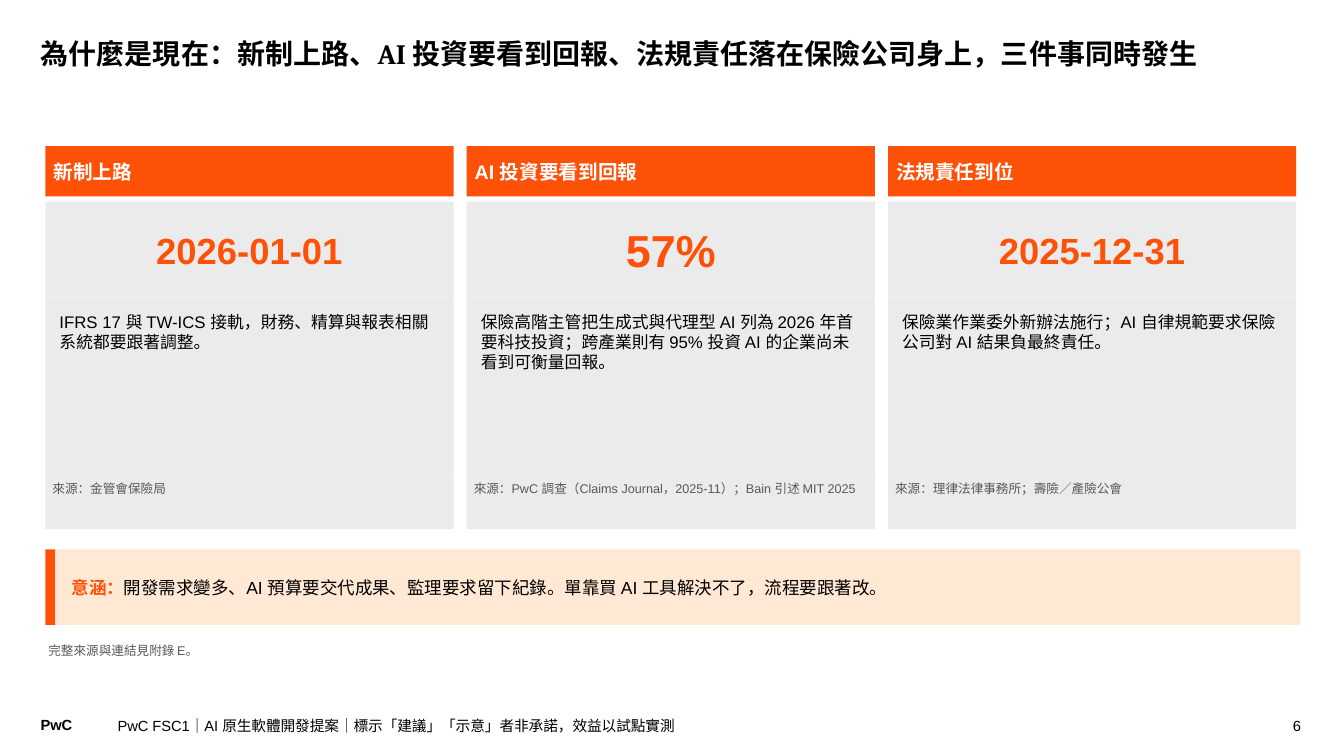
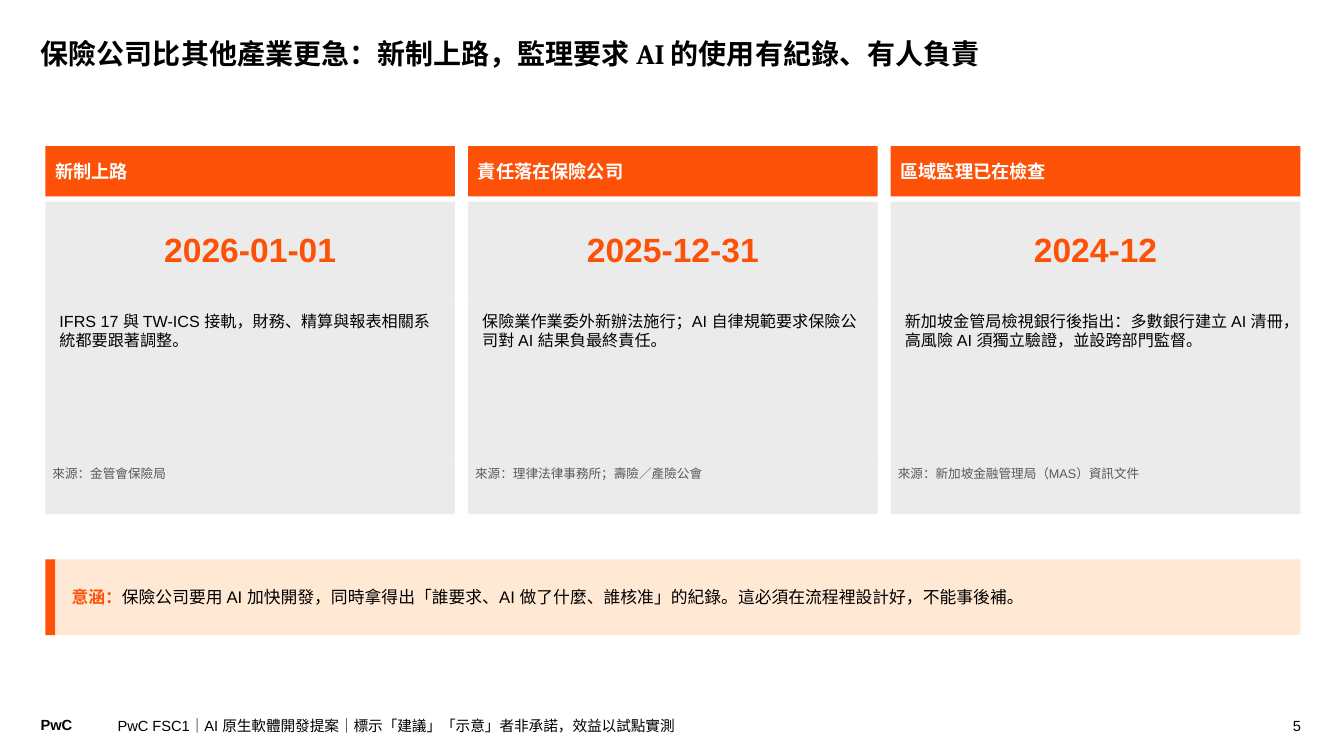
Before and after one commit to Robshao/PwC_FSC1, a slide deck: slide 5 of research/ai-native-sdlc/AI原生軟體開發_合夥人提案簡報.pptx (slide 6 before the commit). Drawn at 1344x756 pixels with LibreOffice and Linux fonts; fonts in the diff are those of the drawing. Boxes give left, top, right and bottom in pixels: in the first picture for what was removed or moved away, otherwise in the second. Text is boxed around its words. In the diff, an @@ line names an element or a change of style, - is before the commit and + after.

```diff
--- a/research/ai-native-sdlc/AI原生軟體開發_合夥人提案簡報.pptx
+++ b/research/ai-native-sdlc/AI原生軟體開發_合夥人提案簡報.pptx
@@ title at [41,40,979,68]: text changed @@
-為什麼是現在：新制上路、AI 投資要看到回報、法規責任落在保險公司身上，三件事同時發生
+保險公司比其他產業更急：新制上路，監理要求 AI 的使用有紀錄、有人負責
@@ rectangle "新制上路" at [45,146,455,197]: size 14 to 13 pt @@
@@ rectangle "區域監理已在檢查": place and size @@
-rectangle "區域監理已在檢查" at [888,146,1297,197]
+rectangle "區域監理已在檢查" at [891,146,1301,197]
@@ text in rectangle at [478,162,623,180]: text changed; size 14 to 13 pt @@
-AI 投資要看到回報
+責任落在保險公司
@@ text in rectangle at [901,162,1046,180]: text changed; size 14 to 13 pt @@
-法規責任到位
+區域監理已在檢查
@@ rectangle "2026-01-01" at [45,202,455,297]: size 26 to 24 pt @@
@@ rectangle "2024-12": place and size @@
-rectangle "2024-12" at [888,202,1297,297]
+rectangle "2024-12" at [891,202,1301,297]
@@ text in rectangle at [587,238,759,263]: text changed; size 32 to 24 pt @@
-57%
+2025-12-31
@@ text in rectangle at [1034,238,1157,263]: text changed; size 26 to 24 pt @@
-2025-12-31
+2024-12
@@ text "IFRS 17 與 TW-ICS 接軌，財務、精算與報表相關系統都要跟著調整。": place and size @@
-text "IFRS 17 與 TW-ICS 接軌，財務、精算與報表相關系統都要跟著調整。" at [45,297,454,474]
+text "IFRS 17 與 TW-ICS 接軌，財務、精算與報表相關系統都要跟著調整。" at [59,313,430,348]
@@ text "IFRS 17 與 TW-ICS 接軌，財務、精算與報表相關系統都要跟著調整。" at [59,313,430,348]: size 12 to 11.5 pt @@
@@ text "保險業作業委外新辦法施行；AI 自律規範要求保險公司對 AI 結果負最終責任。": place and size @@
-text "保險業作業委外新辦法施行；AI 自律規範要求保險公司對 AI 結果負最終責任。" at [467,297,875,474]
+text "保險業作業委外新辦法施行；AI 自律規範要求保險公司對 AI 結果負最終責任。" at [482,313,857,348]
@@ text "新加坡金管局檢視銀行後指出：多數銀行建立 AI 清冊，高風險 AI 須獨立驗證，並設跨部門監督。": place and size @@
-text "新加坡金管局檢視銀行後指出：多數銀行建立 AI 清冊，高風險 AI 須獨立驗證，並設跨部門監督。" at [888,297,1297,474]
+text "新加坡金管局檢視銀行後指出：多數銀行建立 AI 清冊，高風險 AI 須獨立驗證，並設跨部門監督。" at [905,313,1299,348]
@@ text at [482,313,857,348]: text changed; size 12 to 11.5 pt @@
-保險高階主管把生成式與代理型 AI 列為 2026 年首要科技投資；跨產業則有 95% 投資 AI 的企業尚未看到可衡量回報。
+保險業作業委外新辦法施行；AI 自律規範要求保險公司對 AI 結果負最終責任。
@@ text at [905,313,1299,348]: text changed; size 12 to 11.5 pt @@
-保險業作業委外新辦法施行；AI 自律規範要求保險公司對 AI 結果負最終責任。
+新加坡金管局檢視銀行後指出：多數銀行建立 AI 清冊，高風險 AI 須獨立驗證，並設跨部門監督。
@@ rectangle "來源：金管會保險局": place and size @@
-rectangle "來源：金管會保險局" at [45,474,454,529]
+rectangle "來源：金管會保險局" at [45,459,455,514]
@@ rectangle "來源：理律法律事務所；壽險／產險公會": place and size @@
-rectangle "來源：理律法律事務所；壽險／產險公會" at [467,474,875,529]
+rectangle "來源：理律法律事務所；壽險／產險公會" at [468,459,877,514]
@@ text in rectangle at [475,467,702,480]: text changed @@
-來源：PwC 調查（Claims Journal，2025-11）；Bain 引述 MIT 2025
+來源：理律法律事務所；壽險／產險公會
@@ rectangle "來源：新加坡金融管理局（MAS）資訊文件": place and size @@
-rectangle "來源：新加坡金融管理局（MAS）資訊文件" at [888,474,1297,529]
+rectangle "來源：新加坡金融管理局（MAS）資訊文件" at [891,459,1301,514]
@@ text in rectangle at [898,467,1140,479]: text changed @@
-來源：理律法律事務所；壽險／產險公會
+來源：新加坡金融管理局（MAS）資訊文件
@@ rectangle: place and size @@
-rectangle at [45,549,55,625]
+rectangle at [45,560,55,635]
@@ rectangle "意涵：保險公司要用 AI 加快開發，同時拿得出「誰要求、AI 做了什麼、誰核准」的紀錄。這必須在流程裡設計好，不能事後補 ...": place and size @@
-rectangle "意涵：保險公司要用 AI 加快開發，同時拿得出「誰要求、AI 做了什麼、誰核准」的紀錄。這必須在流程裡設計好，不能事後補 ..." at [55,549,1301,625]
+rectangle "意涵：保險公司要用 AI 加快開發，同時拿得出「誰要求、AI 做了什麼、誰核准」的紀錄。這必須在流程裡設計好，不能事後補 ..." at [55,560,1301,635]
@@ text in rectangle at [72,588,1024,605]: text changed; size 12.5 to 12 pt @@
-意涵：開發需求變多、AI 預算要交代成果、監理要求留下紀錄。單靠買 AI 工具解決不了，流程要跟著改。
+意涵：保險公司要用 AI 加快開發，同時拿得出「誰要求、AI 做了什麼、誰核准」的紀錄。這必須在流程裡設計好，不能事後補。
@@ text removed at [48,644,198,656] @@
-完整來源與連結見附錄 E。
@@ page number at [1293,721,1301,731]: text changed @@
-6
+5
```
Also in this commit, not shown: 15 other slides changed, 5 slides added, 12 slides removed, 4 other files.
